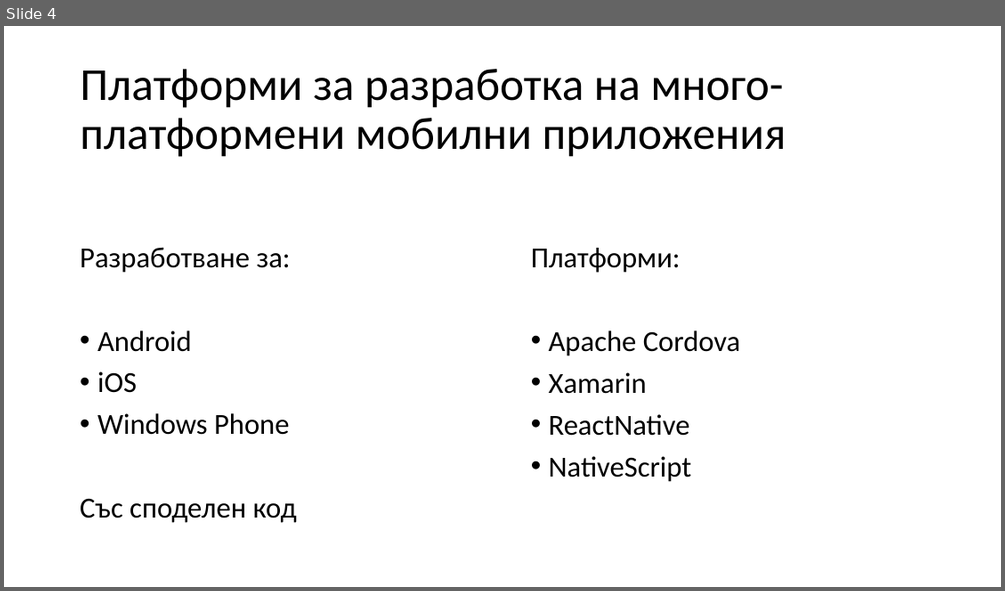
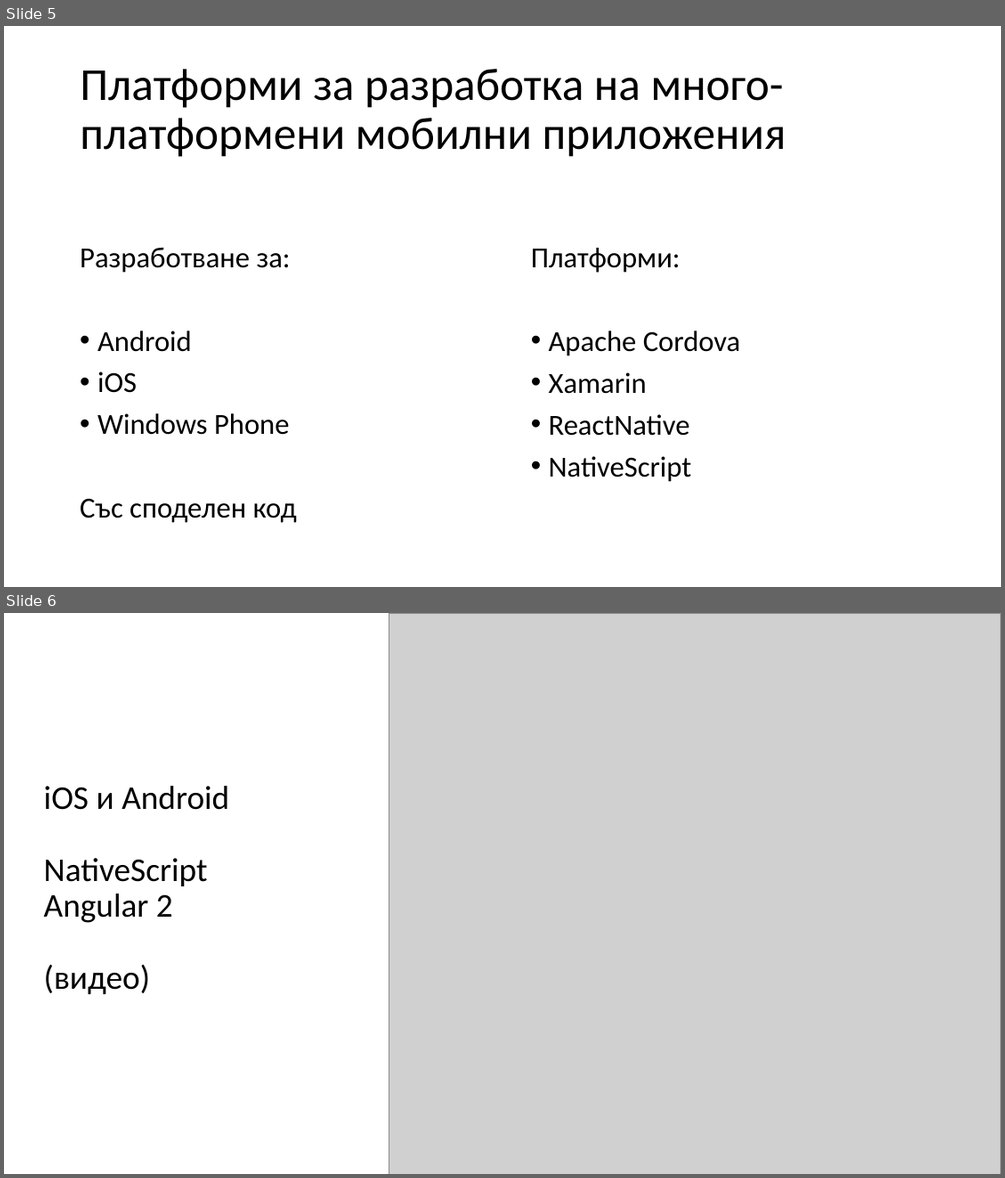
Before and after one commit to FireSt-dead/thesis, a slide deck: paperwork/presentation.ppt. Shown one above the other, each under a label of ours: slide 4 before the commit, slides 5 and 6 after it. The pictures are 1005x591 and 1005x1178 pixels, drawn with LibreOffice and Linux fonts; fonts in the diff are those of the drawing; grey boxes stand for pictures. Boxes give left, top, right and bottom in pixels: in the first picture for what was removed or moved away, otherwise in the second. Text is boxed around its words. In the diff, an @@ line names an element or a change of style, - is before the commit and + after.

```diff
--- a/paperwork/presentation.ppt
+++ b/paperwork/presentation.ppt
@@ slide 6 added at box(4, 613, 1001, 1174), background #FFFFFF @@
@@ picture added at box(388, 613, 1000, 1174) @@
@@ title added at box(44, 786, 229, 994), 32 pt, text #000000 @@
+iOS и Android
+NativeScript
+Angular 2
+(видео)
@@ what was slide 4 is now slide 5 @@
```
Also in this commit, not shown: 2 slides changed, 3 other slides added, 2 slides removed.
